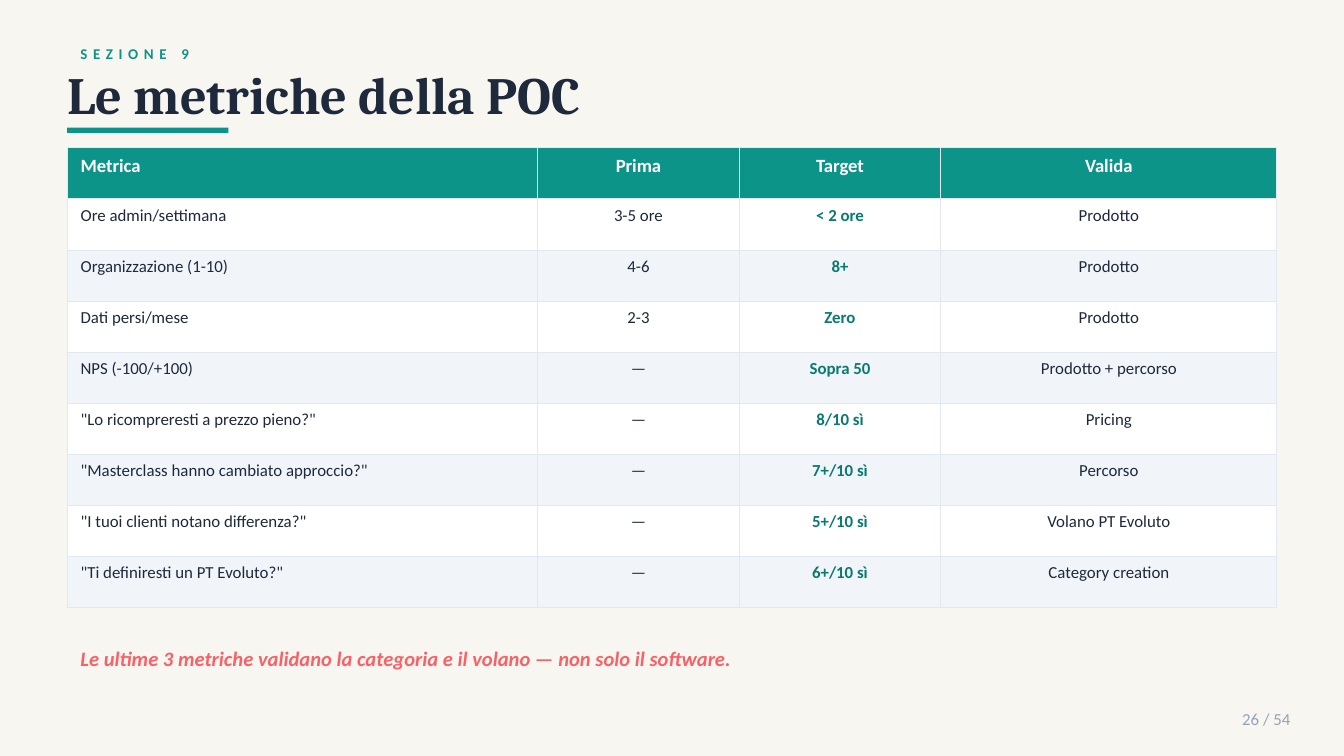
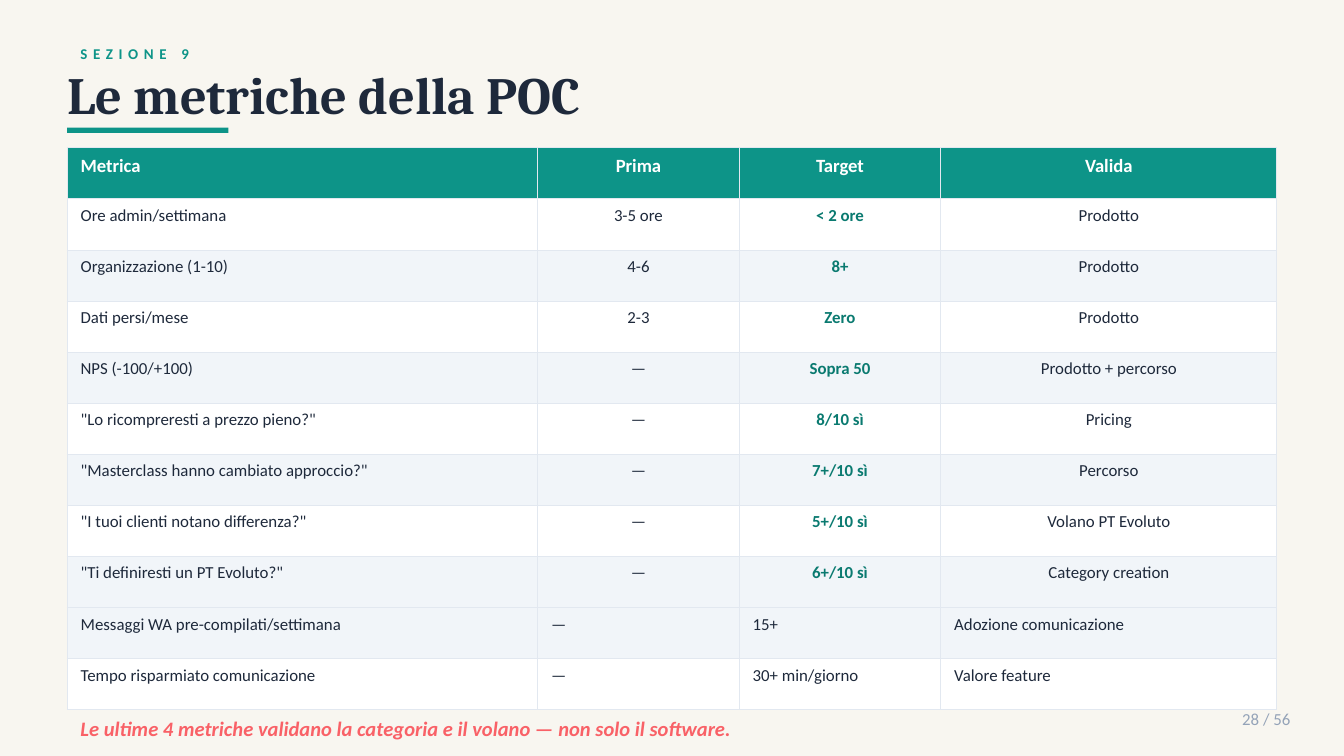
Before and after one commit to gverardo87-lab/FitManager_Studio-, a slide deck: slide 28 of FitManager_Business_Plan_2026.pptx (slide 26 before the commit). Drawn at 1344x756 pixels with LibreOffice and Linux fonts; fonts in the diff are those of the drawing. Boxes give left, top, right and bottom in pixels: in the first picture for what was removed or moved away, otherwise in the second. Text is boxed around its words. In the diff, an @@ line names an element or a change of style, - is before the commit and + after.

```diff
--- a/FitManager_Business_Plan_2026.pptx
+++ b/FitManager_Business_Plan_2026.pptx
@@ table at (67,148,1277,710) @@
+row 10: Messaggi WA pre-compilati/settimana | — | 15+ | Adozione comunicazione
+row 11: Tempo risparmiato comunicazione | — | 30+ min/giorno | Valore feature
@@ text at (1242,713,1290,725): text changed @@
-26 / 54
+28 / 56
@@ text at (80,721,731,740): text changed @@
-Le ultime 3 metriche validano la categoria e il volano — non solo il software.
+Le ultime 4 metriche validano la categoria e il volano — non solo il software.
```
Also in this commit, not shown: 53 other slides changed, 2 slides added, 8 other files.
